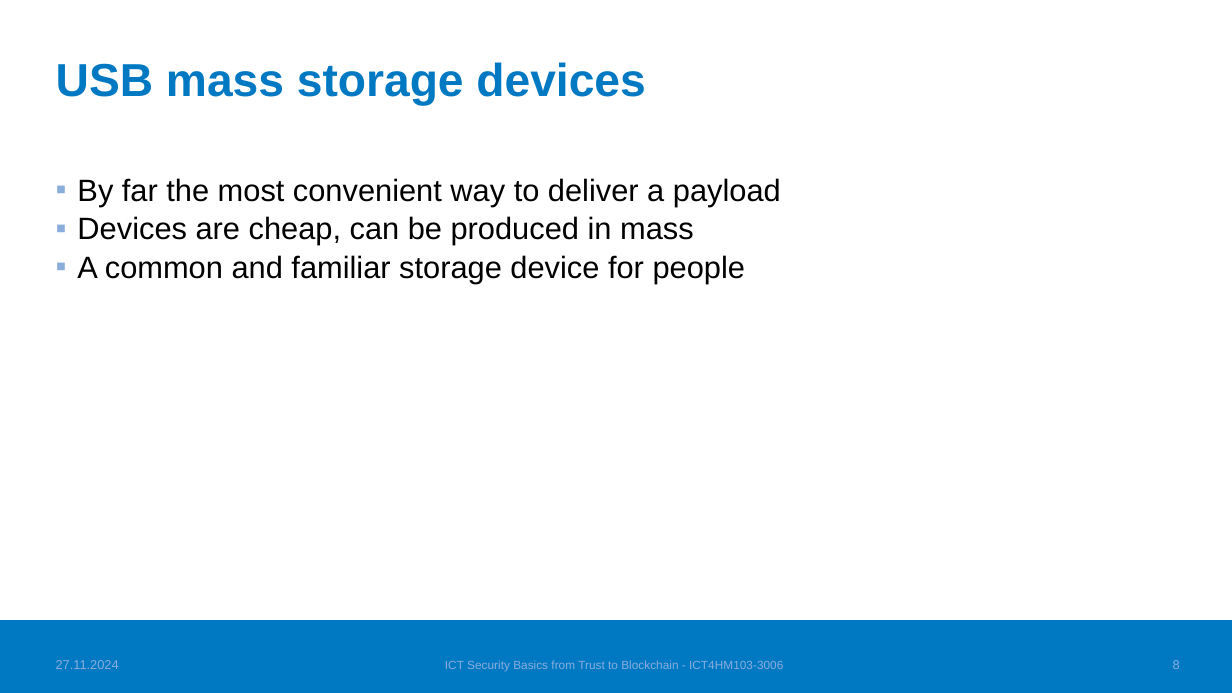
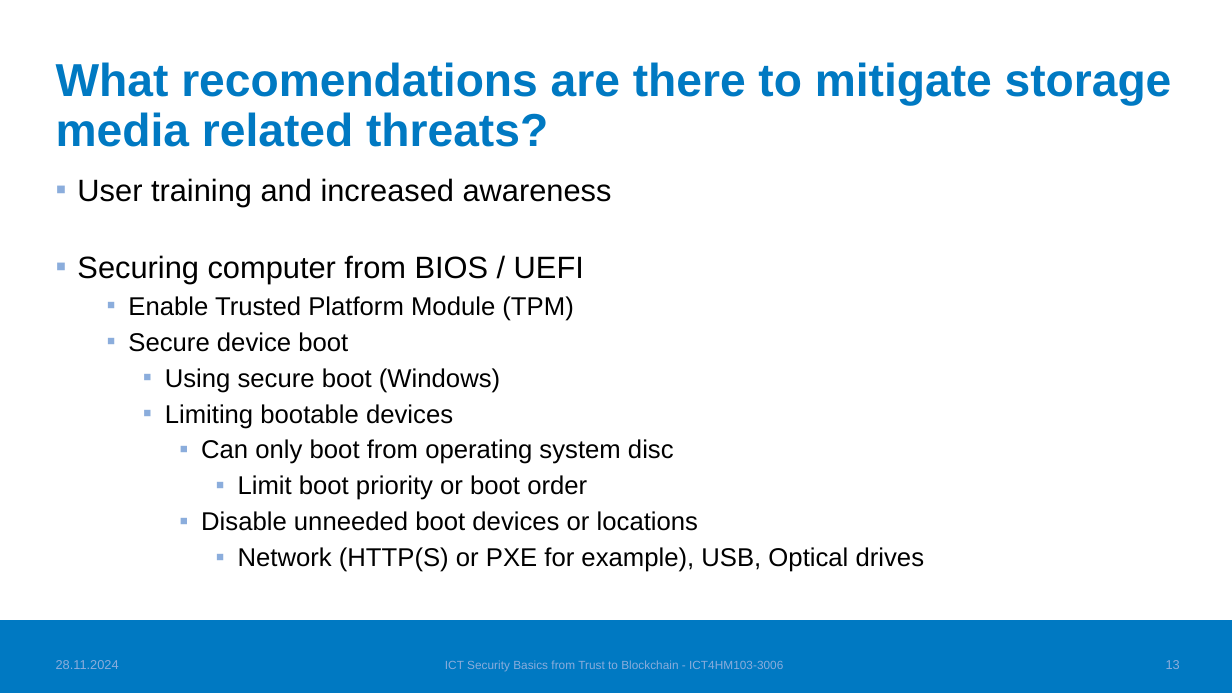
Before and after one commit to TatuE/Trust_to_Blockchain, a slide deck: slide 14 of class_presentation/Dont_trust_that_storage_medium.pptx (slide 9 before the commit). Drawn at 1232x693 pixels with LibreOffice and Linux fonts; fonts in the diff are those of the drawing; background and template pictures are left out. Boxes give left, top, right and bottom in pixels: in the first picture for what was removed or moved away, otherwise in the second. Text is boxed around its words. In the diff, an @@ line names an element or a change of style, - is before the commit and + after.

```diff
--- a/class_presentation/Dont_trust_that_storage_medium.pptx
+++ b/class_presentation/Dont_trust_that_storage_medium.pptx
@@ title at (56, 62, 1172, 147): text changed @@
-USB mass storage devices
+What recomendations are there to mitigate storage media related threats?
@@ text at (77, 178, 925, 572): text changed; size 24 to 20 pt @@
-▪ By far the most convenient way to deliver a payload
-▪ Devices are cheap, can be produced in mass
-▪ A common and familiar storage device for people
+▪ User training and increased awareness
+▪ Securing computer from BIOS / UEFI
+  ▪ Enable Trusted Platform Module (TPM)
+  ▪ Secure device boot
+    ▪ Using secure boot (Windows)
+    ▪ Limiting bootable devices
+      ▪ Can only boot from operating system disc
+        ▪ Limit boot priority or boot order
+      ▪ Disable unneeded boot devices or locations
+        ▪ Network (HTTP(S) or PXE for example), USB, Optical drives
@@ text at (56, 660, 119, 669): text changed @@
-27.11.2024
+28.11.2024
@@ page number at (1166, 660, 1180, 669): text changed @@
-8
+13
```
Also in this commit, not shown: 12 other slides changed, 3 slides added, 2 other files.
